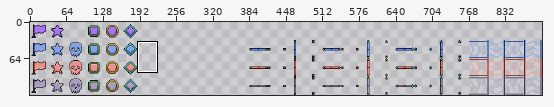
One commit to this sprite sheet: blobs-in-a-box/assets/tilemap/Objects.png. The first picture is a wide view before the edit; the outline marks the close-up.
Close-up. As it was:
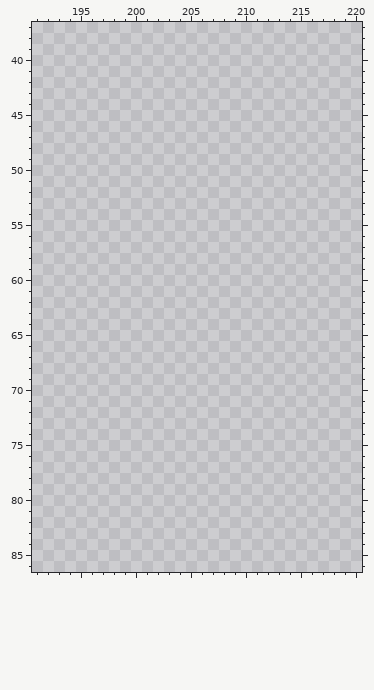
The file is 770x128 pixels. Shown: x 191..220, y 37..86. The old version is drawn lined up with the new one. The commit also changed other parts of the picture, which this record leaves out.
After:
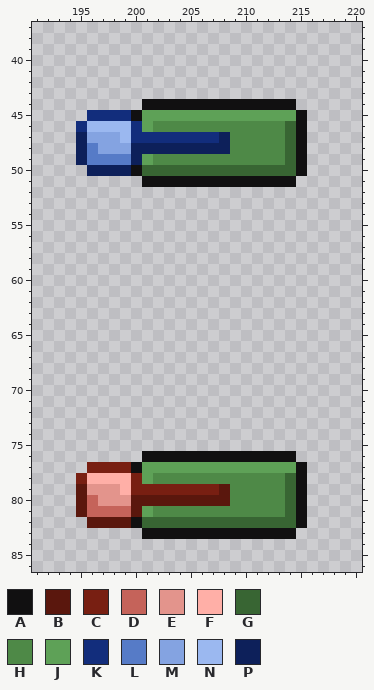
Palette (. is transparent): A #111011  B #5a170d  C #781f12  D #c5635a  E #e3948c  F #ffafa7  G #386533  H #4e8947  J #5ea157  K #122d7c  L #567bc7  M #84a3e1  N #9bb8f0  P #0d205a
From old to new:
{"change": "canvas 770x128 -> 896x128; drawings rearranged on the sheet (the old picture shows each at its new place; 3 dropped ones are not shown)"}
{"y":44,"x":201,"old":"..............","new":"AAAAAAAAAAAAAA"}
{"y":45,"x":196,"old":"....................","new":"KKKKAJJJJJJJJJJJJJJA"}
{"y":46,"x":195,"old":".....................","new":"KNNNNKJHHHHHHHHHHHHGA"}
{"y":47,"x":195,"old":".....................","new":"PMMMNKKKKKKKKPHHHHHGA"}
{"y":48,"x":195,"old":".....................","new":"PLMMMPPPPPPPPPHHHHHGA"}
{"y":49,"x":195,"old":".....................","new":"PLLLLPJHHHHHHHHHHHHGA"}
{"y":50,"x":196,"old":"....................","new":"PPPPAGGGGGGGGGGGGGGA"}
{"y":51,"x":201,"old":"..............","new":"AAAAAAAAAAAAAA"}
{"y":76,"x":201,"old":"..............","new":"AAAAAAAAAAAAAA"}
{"y":77,"x":196,"old":"....................","new":"CCCCAJJJJJJJJJJJJJJA"}
{"y":78,"x":195,"old":".....................","new":"CFFFFCJHHHHHHHHHHHHGA"}
{"y":79,"x":195,"old":".....................","new":"BEEEFCCCCCCCCBHHHHHGA"}
{"y":80,"x":195,"old":".....................","new":"BDEEEBBBBBBBBBHHHHHGA"}
{"y":81,"x":195,"old":".....................","new":"BDDDDBJHHHHHHHHHHHHGA"}
{"y":82,"x":196,"old":"....................","new":"BBBBAGGGGGGGGGGGGGGA"}
{"y":83,"x":201,"old":"..............","new":"AAAAAAAAAAAAAA"}
{"label":"added","picture_box":[76,99,307,187]}
{"label":"added","picture_box":[76,451,307,539]}
